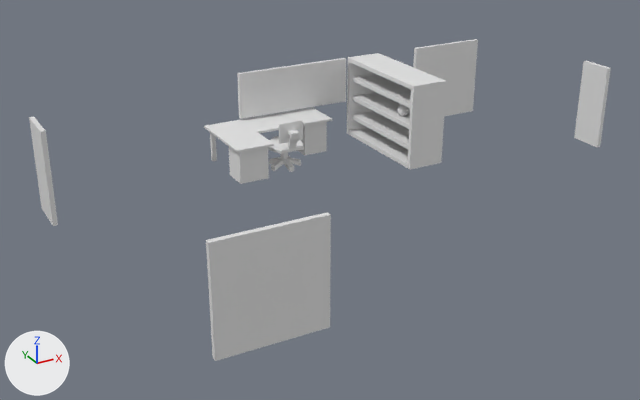
An edit to the Blender file Assets/Models/Blend/HouseMK2.blend, drawn before and after from the same camera.
Both versions are drawn from a 50 mm lens placed at (-10.08, -13.71, 7.64), pointed at (-1.82, 1.3, 0.13). Arrows for +X, +Y and +Z are at lower left; the lights stay in place.

The first picture shows 'Chair', 'Desk', 'MeatSphere', 'Shelf', 'Windows'.
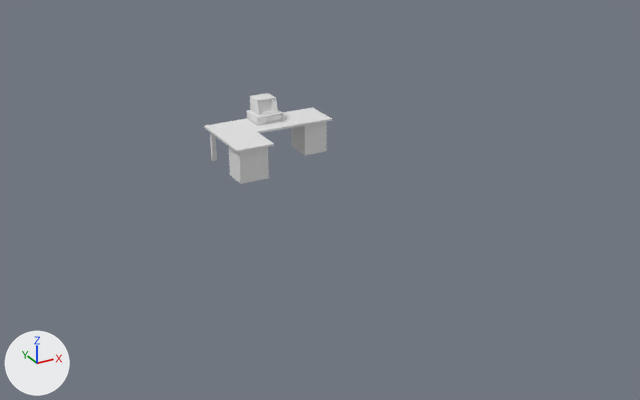
What changed in the scene script:
```text
Add mat_material:
    mat_material = principled_material('Material')
    mat_material.base_color = (0.8, 0.8, 0.8)  # white #e7e7e7
    mat_material.roughness = 0.4
Change me_cylinder:
    used by ob_chair; parent = ob_office; location = (-1.45, 3.7, 0.05); scale = (0.2, 0.2, 0.2)
    remove me_cylinder.from_pydata(...)  # 82 vertices, 77 faces; spans x -2.45..2.46, y -2.8..2.58, z -0.25..5.71
    add me_cylinder.from_pydata(...)  # 593 vertices, 521 faces; spans x -2.06..2.06, y -2.8..2.02, z -0.25..5.71
    me_cylinder part 1: 7 vertices moved from x -1.5..1.5, y -2.1..0.5, z 0.75..2.65 to x -0.87..0.87, y -2.1..0.61, z 0.25..2.65; 44 vertices removed from x -2.45..2.46, y -2.09..2.58, z -0.25..5.71; 355 vertices added at x -2.06..2.06, y -2.09..2.02, z -0.05..5.71
    me_cylinder part 2: 21 kept faces spanning x -0.5..0.5, y -2.8..0.5, z 0.25..4.8 are now shaded smooth
Add me_cube_074:
    me_cube_074.from_pydata(...)  # 110 vertices, 96 faces; spans x -0.5..0.2, y -0.1..0.5, z 0.85..1.4
    me_cube_074.polygons.foreach_set('use_smooth', [True] * 96)
    # faces by material slot: [95, 1]
    me_cube_074.materials.append(mat_material)  # white #e7e7e7
    me_cube_074.materials.append(mat_emission)  # white #e7e7e7
Change ob_shelf:
    add ob_shelf.hide_set(True)
Change ob_chair:
    add ob_chair.hide_set(True)
Remove ob_meatsphere:
    ob_meatsphere = bpy.data.objects.new('MeatSphere', me_icosphere)
    ob_meatsphere.location = (1.36, 3.0, 1.14)
    ob_meatsphere.scale = (0.148, 0.148, 0.148)
Change ob_windows:
    add ob_windows.hide_set(True)
Add ob_cube:
    ob_cube = bpy.data.objects.new('Cube', me_cube_074)
    ob_cube.location = (-1.3, 4.5, 0.0)
```

Where the change shows, as pixel boxes [x1, y1, x2, y2] in the pictures (640 x 400 px):
'Windows', hidden: before [29, 39, 611, 361]
'Shelf', hidden: before [347, 53, 446, 169]
'Chair', hidden: before [268, 120, 304, 172]
'Cube', added: after [246, 93, 284, 125]
    faces in mat_material (white #e7e7e7): [246, 93, 284, 125]
    faces in mat_emission (white #e7e7e7): [259, 101, 272, 113]
'MeatSphere', deleted: before [397, 104, 409, 116]
part 1 of me_cylinder, built on: before [268, 120, 304, 172]
part 2 of me_cylinder, shading changed: before [288, 130, 299, 149]
